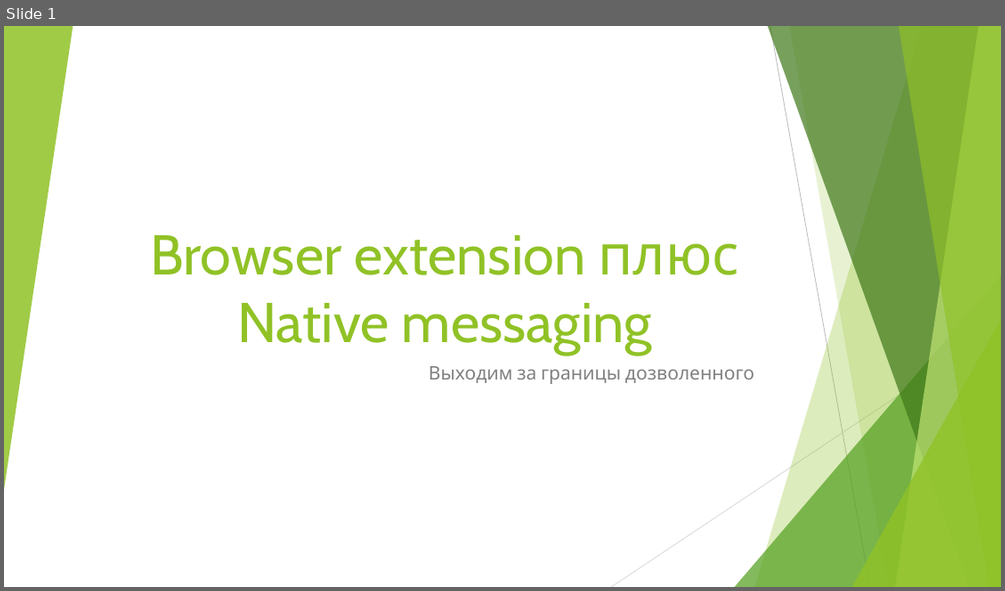
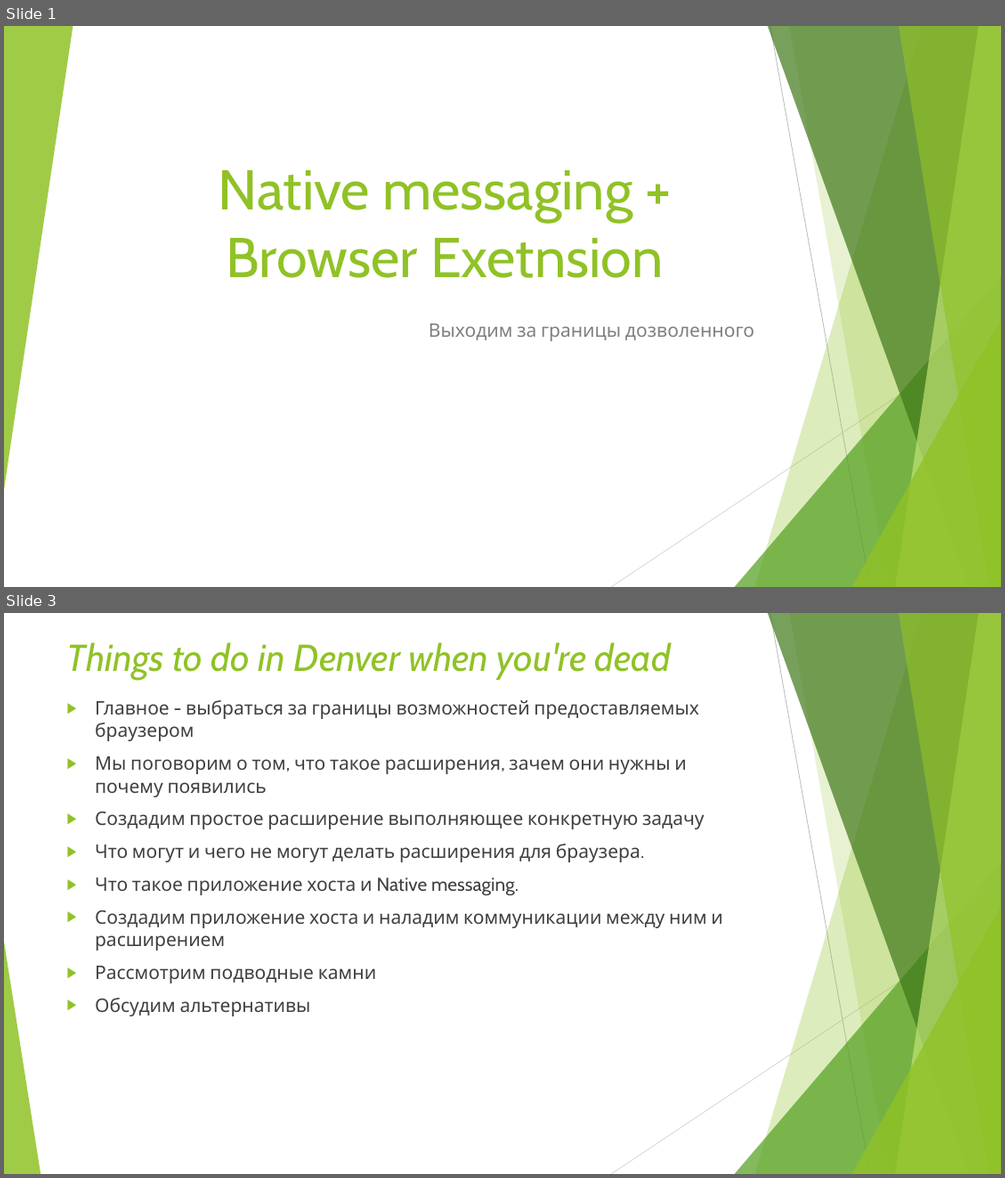
Before and after one commit to croacker/croc-extension-report, a slide deck: report/Presentation.pptx. Shown one above the other, each under a label of ours: slide 1 before the commit, slides 1 and 3 after it; the slides between them are not shown. The pictures are 1005x591 and 1005x1178 pixels, drawn with LibreOffice and Linux fonts; fonts in the diff are those of the drawing. Boxes give left, top, right and bottom in pixels: in the first picture for what was removed or moved away, otherwise in the second. Text is boxed around its words. In the diff, an @@ line names an element or a change of style, - is before the commit and + after.

```diff
--- a/report/Presentation.pptx
+++ b/report/Presentation.pptx
@@ slide 3 added at (4,613,1001,1174), background #FFFFFF; not listed: 9 template elements that a slide beside it also shows @@
@@ title added at (67,642,671,680), 36 pt, text #90C226, italic @@
+Things to do in Denver when you're dead
@@ text added at (95,700,723,1016), 18 pt, text #404040 @@
+▶ Главное - выбраться за границы возможностей предоставляемых браузером
+▶ Мы поговорим о том, что такое расширения, зачем они нужны и почему появились
+▶ Создадим простое расширение выполняющее конкретную задачу
+▶ Что могут и чего не могут делать расширения для браузера.
+▶ Что такое приложение хоста и Native messaging.
+▶ Создадим приложение хоста и наладим коммуникации между ним и расширением
+▶ Рассмотрим подводные камни
+▶ Обсудим альтернативы
@@ triangle added at (4,941,40,1174), fill #90C226 at 85% opacity @@
@@ slide 1 changed as well @@
@@ title at (218,170,663,278): text changed @@
-Browser extension плюс Native messaging
+Native messaging + Browser Exetnsion
@@ subtitle "Выходим за границы дозволенного": place and size @@
-subtitle "Выходим за границы дозволенного" at (429,366,754,384)
+subtitle "Выходим за границы дозволенного" at (429,323,754,341)
```
Also in this commit, not shown: 3 other slides added, 1 slide removed, 1 other file.
